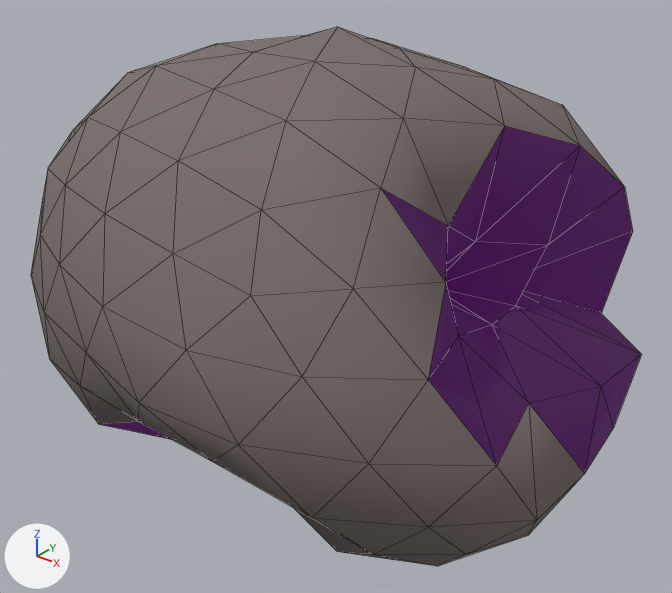
The glTF model assets/asteroids/asteroid_sml_29.glb, before and after one commit.
Before and after are seen from a 50 mm lens placed at (1.9, -2.38, 1.47), pointed at (-0.01, 0.0, -0.01). The axes (+X, +Y, +Z) are drawn at lower left. The lights are the same throughout. The picture after the commit comes second. Mesh edges are drawn as thin lines.

In view in the first picture: 'asteroid_sml_29'.
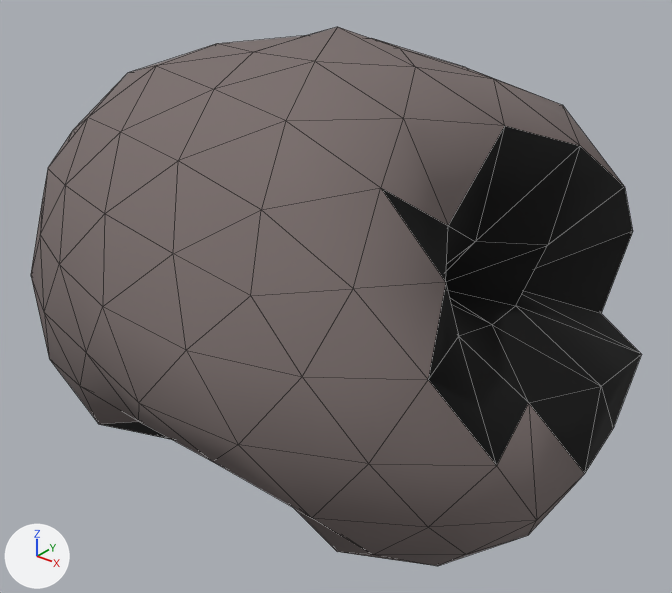
Boxes (x1, y1, x2, y2) around the edits, measured in the pictures (672 x 593 px):
'asteroid_sml_29', recoloured, surface changed (darker)
    both: (102, 123, 642, 475)

What the commit changed:
In material 'Crater_asteroid_sml_29' (mat_crater_asteroid_sml_29), emission_color is no longer (0.042, 0.0, 0.063), dark purple #3a0047.
In material 'Crater_asteroid_sml_29' (mat_crater_asteroid_sml_29), emission_strength is no longer 1.0.
